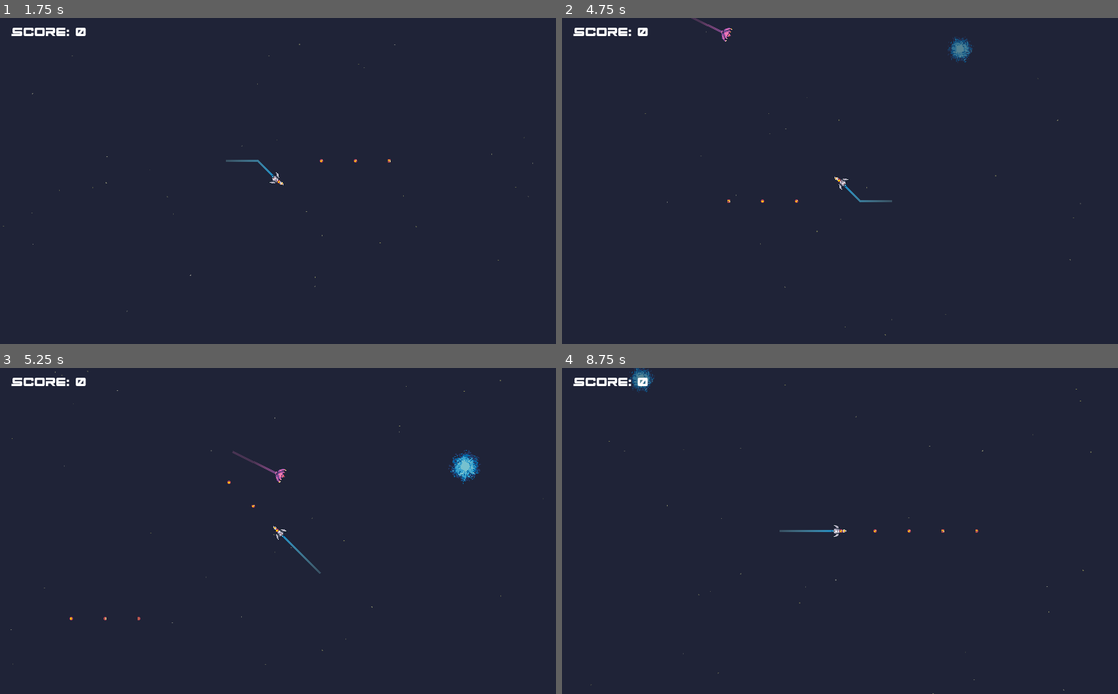
Above: before the commit, frames 1-4 (two rows, left to right).
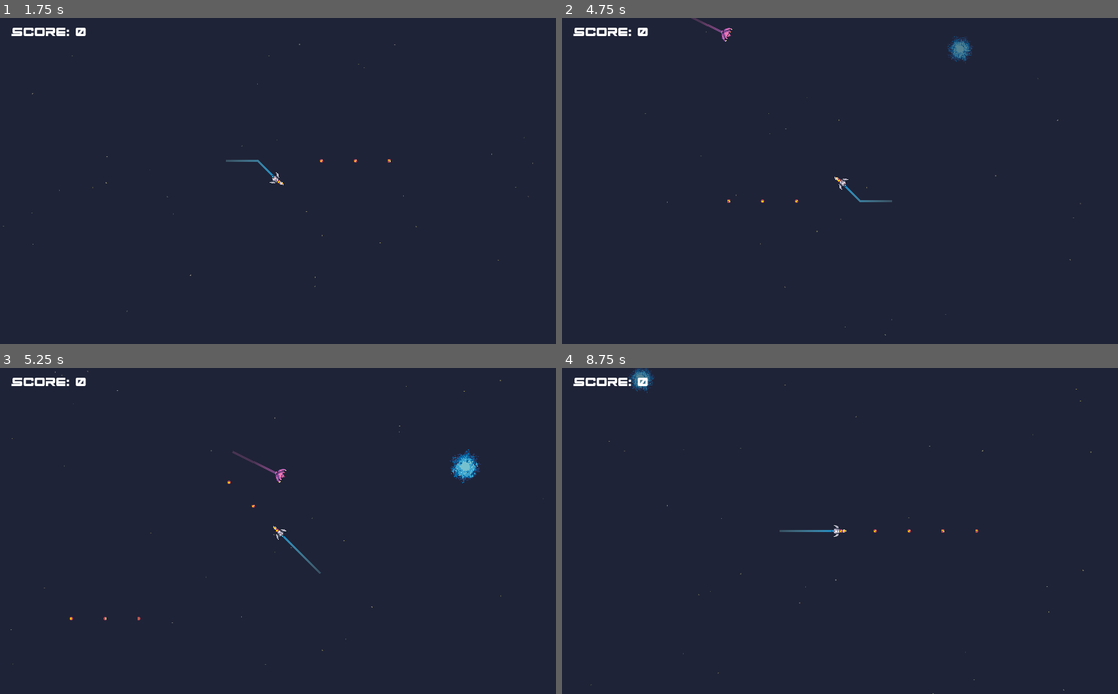
Above: after the commit, the same moments.

Repository: Nairu/GMTK-2019
Game: Godot game, scene res://Scenes/BaseLevel.tscn
Same seed, same stepped clock (60 frames per second), same inputs: the game is played once before the commit and once after it.
Inputs:
- Up to frame 1 (1.75 s): tap Enter (ui_accept) at 0.5, 0.77, 1.52 s
- Up to frame 2 (4.75 s): tap Enter (ui_accept) at 3.02, 3.5, 3.77, 4.52 s
- Up to frame 3 (5.25 s): no input
- Up to frame 4 (8.75 s): tap Enter (ui_accept) at 6.02, 6.77, 7.52 s

Frame 1 is identical in both runs. In frame 2, 0.1% of the frame differs, in the area x 69-75%, y 5-14%; in frame 3, 0.2%, in the area x 80-87%, y 24-36%; in frame 4, 0.1%.

Commit message:
For Niall

Diff:
--- a/Objects/Enemy.tscn
+++ b/Objects/Enemy.tscn
@@ -37,7 +37,7 @@
 [node name="Wormhole" type="AnimatedSprite" parent="."]
 frames = SubResource( 2 )
 animation = "Idle"
-frame = 4
+frame = 2
 playing = true
 
 [node name="Sprite" type="Sprite" parent="."]
--- a/Scenes/BaseLevel.tscn
+++ b/Scenes/BaseLevel.tscn
@@ -1,20 +1,13 @@
-[gd_scene load_steps=4 format=2]
+[gd_scene load_steps=3 format=2]
 
 [ext_resource path="res://Scripts/BaseLevel.gd" type="Script" id=1]
-[ext_resource path="res://Objects/Player.tscn" type="PackedScene" id=2]
-[ext_resource path="res://Objects/Starfield.tscn" type="PackedScene" id=3]
+[ext_resource path="res://Objects/Starfield.tscn" type="PackedScene" id=2]
 
 [node name="BaseNode" type="Node2D"]
 position = Vector2( 11, 2 )
 script = ExtResource( 1 )
 
-[node name="ShipNode" parent="." instance=ExtResource( 2 )]
-position = Vector2( 501, 298 )
-top_speed = 250.0
-use_slowdown = true
-slow_factor = 2.5
-
-[node name="Starfield" parent="." instance=ExtResource( 3 )]
+[node name="Starfield" parent="." instance=ExtResource( 2 )]
 position = Vector2( -680, -593 )
 star_count = 2000
 window_size = Vector2( 2000, 2000 )
--- a/Scripts/Powerup.gd
+++ b/Scripts/Powerup.gd
@@ -1,4 +1,6 @@
 extends Node2D
+
+signal powerup_trail_pickup
 
 export var life_duration = 5
 var current_life = 0
